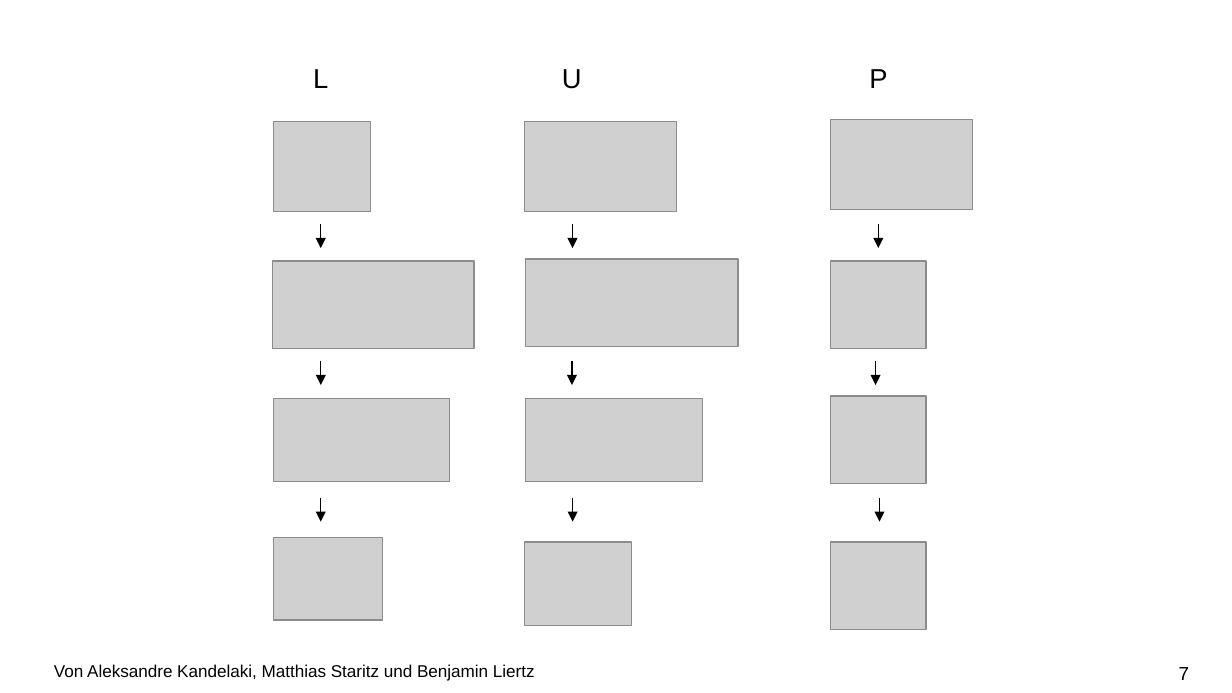
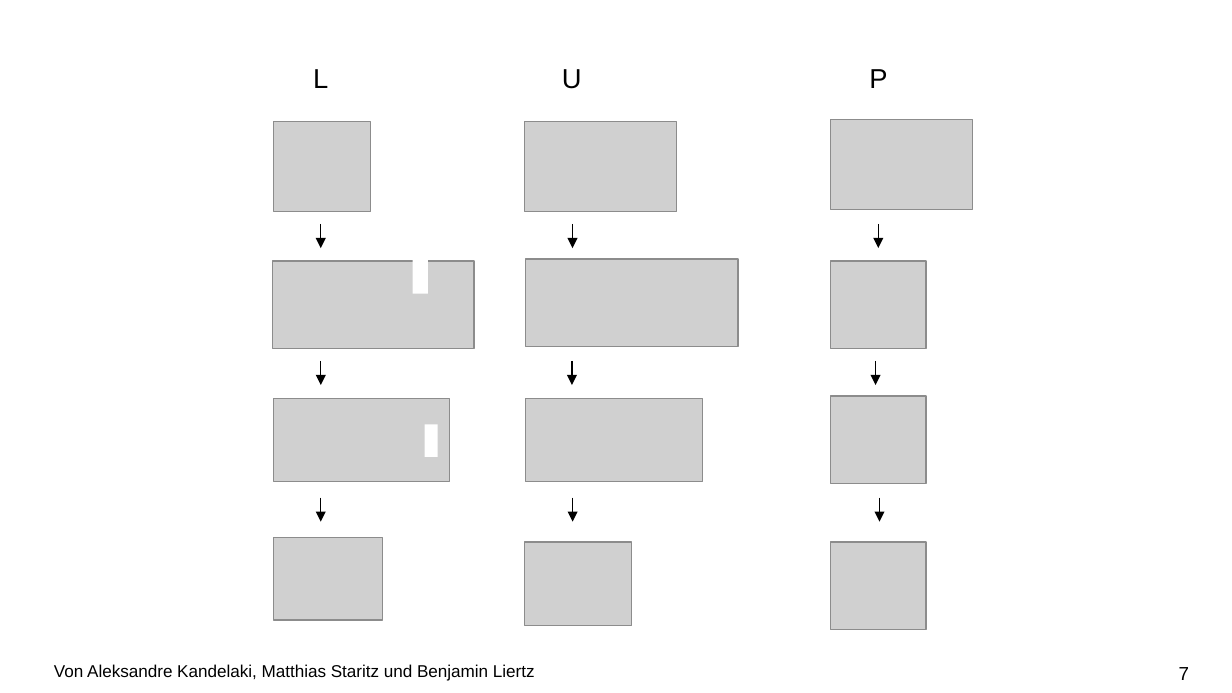
Before and after one commit to kandelak/ludecomposition, a slide deck: slide 7 of Vortrag/LU-Zerlegung 2.0.pptx. Drawn at 1232x693 pixels with LibreOffice and Linux fonts; fonts in the diff are those of the drawing; grey boxes stand for pictures; background and template pictures are left out. Boxes give left, top, right and bottom in pixels: in the first picture for what was removed or moved away, otherwise in the second. Text is boxed around its words. In the diff, an @@ line names an element or a change of style, - is before the commit and + after.

```diff
--- a/Vortrag/LU-Zerlegung 2.0.pptx
+++ b/Vortrag/LU-Zerlegung 2.0.pptx
@@ rectangle added at [413,259,428,293], fill #FFFFFF @@
@@ rectangle added at [425,425,437,457], fill #FFFFFF @@
```
Also in this commit, not shown: 2 other slides changed, 2 other files.
